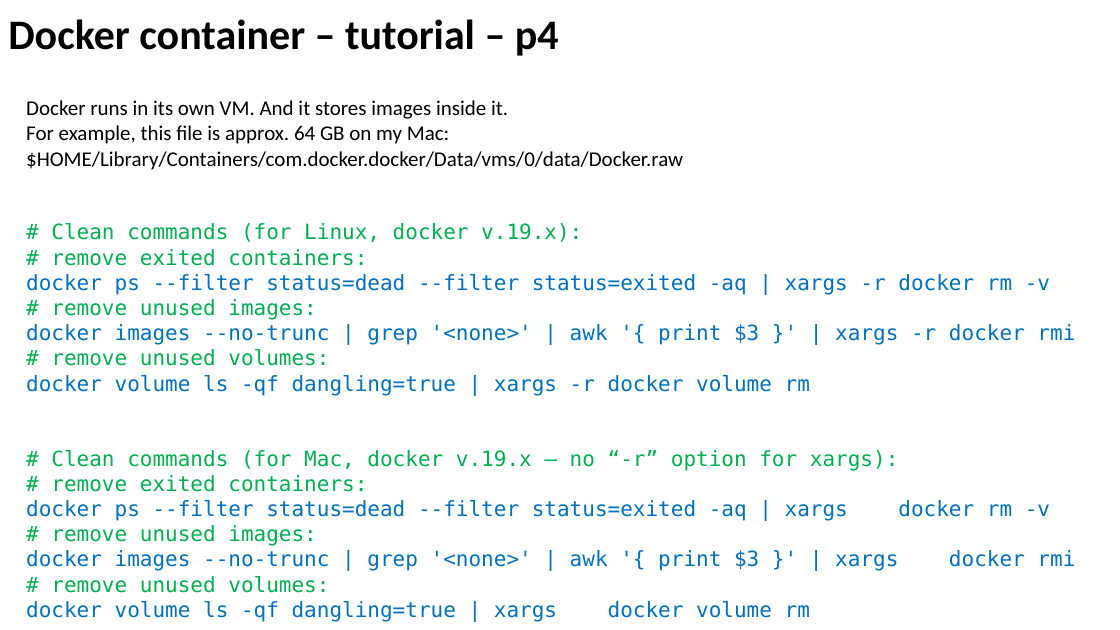
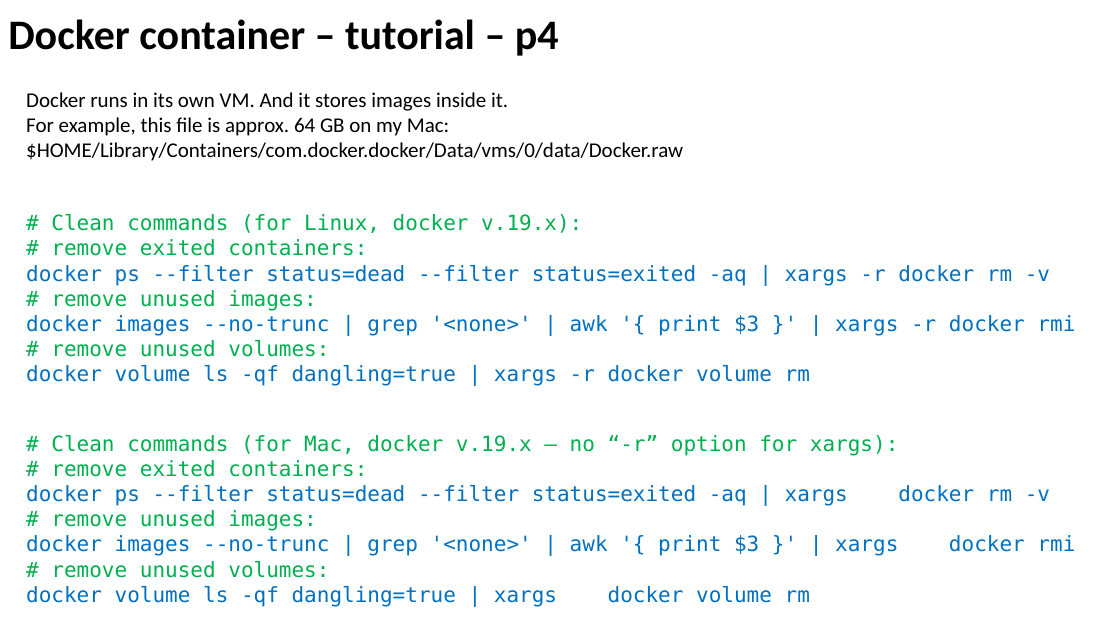
Before and after one commit to lselector/ml_ai_doc, a slide deck: slide 8 of docker_kubernetes_istio.pptx. Drawn at 1120x630 pixels with LibreOffice and Linux fonts; fonts in the diff are those of the drawing. Boxes give left, top, right and bottom in pixels: in the first picture for what was removed or moved away, otherwise in the second. Text is boxed around its words. In the diff, an @@ line names an element or a change of style, - is before the commit and + after.

```diff
--- a/docker_kubernetes_istio.pptx
+++ b/docker_kubernetes_istio.pptx
@@ text "Docker runs in its own ...": place and size @@
-text "Docker runs in its own ..." at bbox=[26, 100, 683, 170]
+text "Docker runs in its own ..." at bbox=[26, 92, 683, 161]
@@ text "# Clean commands (for Linux, ...": place and size @@
-text "# Clean commands (for Linux, ..." at bbox=[26, 223, 1075, 396]
+text "# Clean commands (for Linux, ..." at bbox=[26, 214, 1075, 386]
@@ text "# Clean commands (for Mac, ...": place and size @@
-text "# Clean commands (for Mac, ..." at bbox=[26, 450, 1075, 622]
+text "# Clean commands (for Mac, ..." at bbox=[26, 435, 1075, 607]
```
Also in this commit, not shown: 60 other files.
